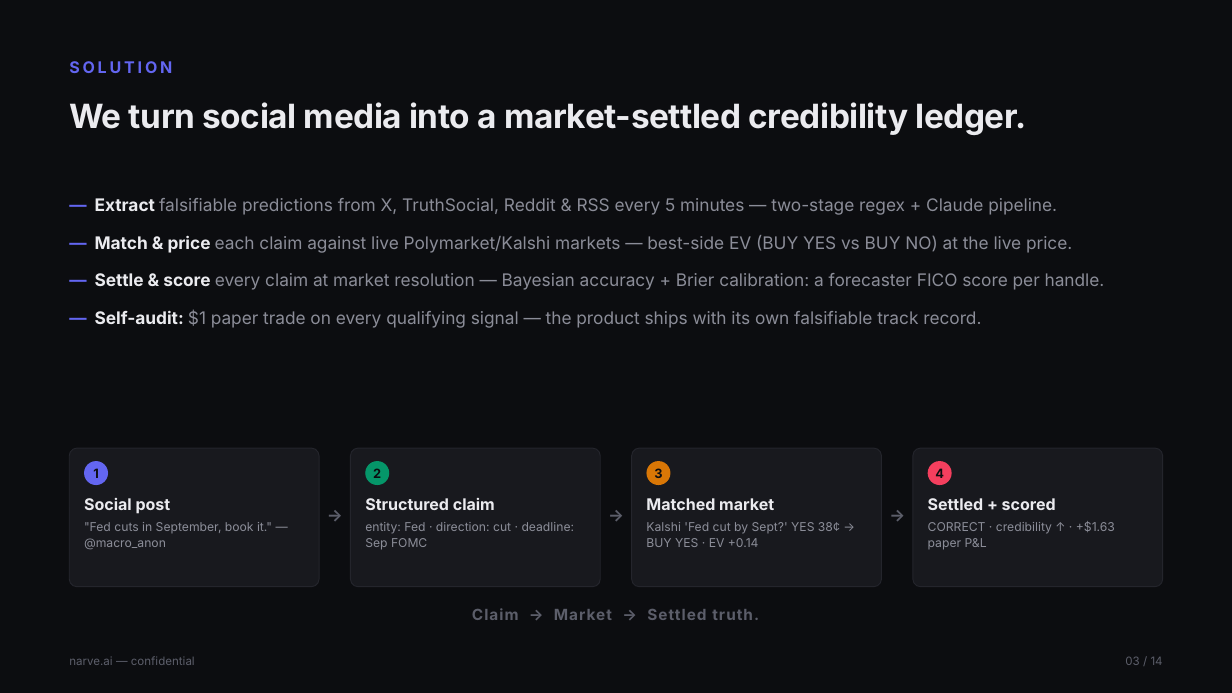
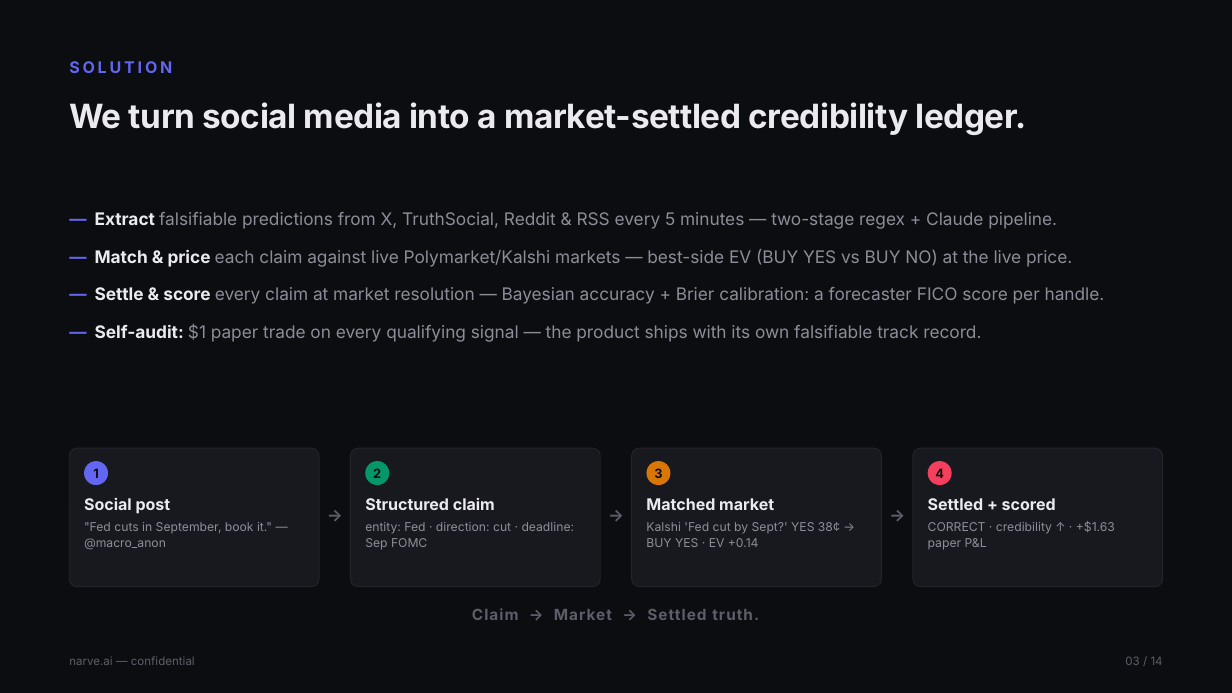
Before and after one commit to Jhabbig/Habbig, a slide deck: slide 3 of pitch-deck/narve-pitch-deck.pptx. Drawn at 1232x693 pixels with LibreOffice and Linux fonts; fonts in the diff are those of the drawing. Boxes give left, top, right and bottom in pixels: in the first picture for what was removed or moved away, otherwise in the second. Text is boxed around its words. In the diff, an @@ line names an element or a change of style, - is before the commit and + after.

```diff
--- a/pitch-deck/narve-pitch-deck.pptx
+++ b/pitch-deck/narve-pitch-deck.pptx
@@ text "— Extract falsifiable predictions from ...": place and size @@
-text "— Extract falsifiable predictions from ..." at <box>95,198,1105,328</box>
+text "— Extract falsifiable predictions from ..." at <box>95,212,1105,342</box>
```
Also in this commit, not shown: 10 other slides changed, 1 other file.
